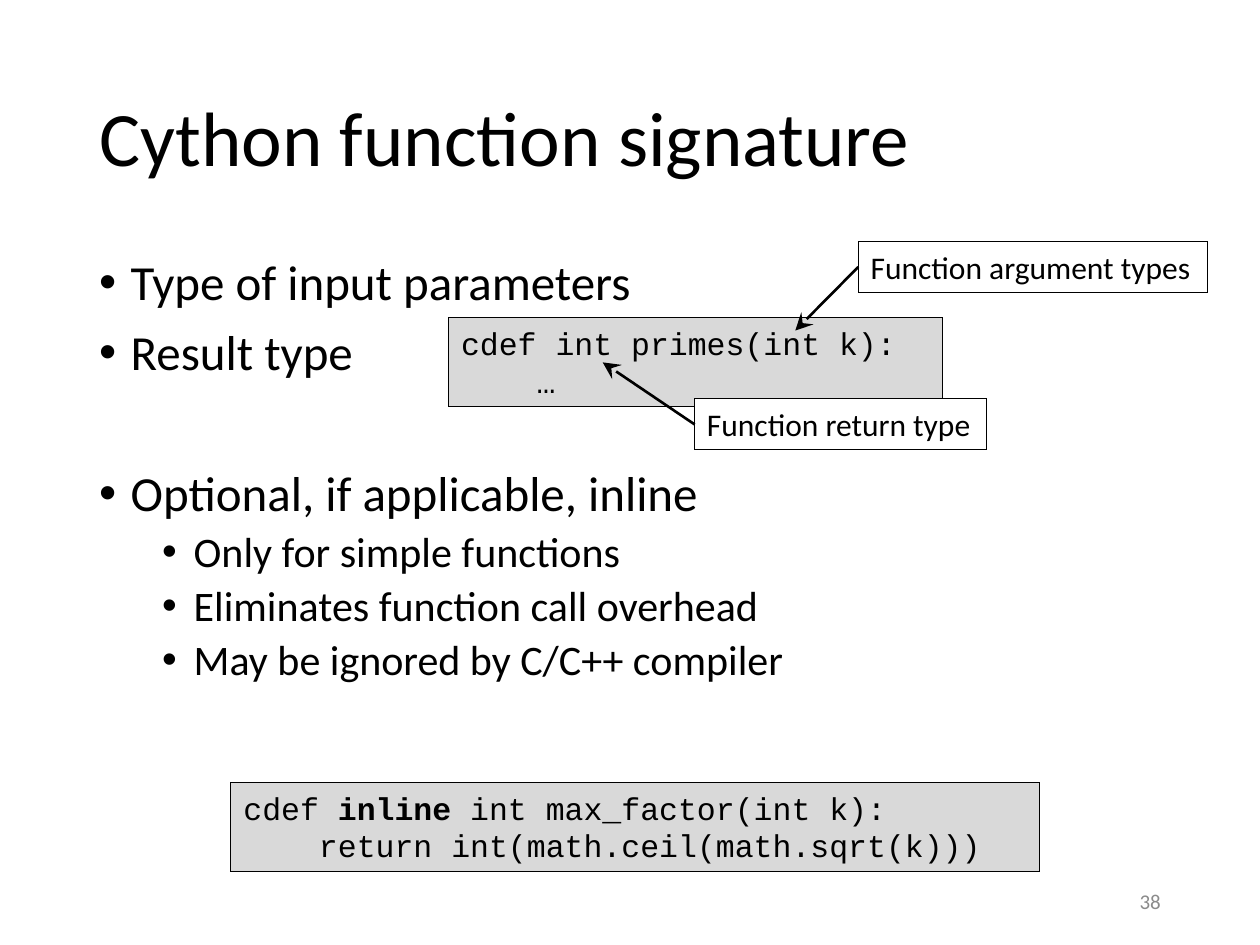
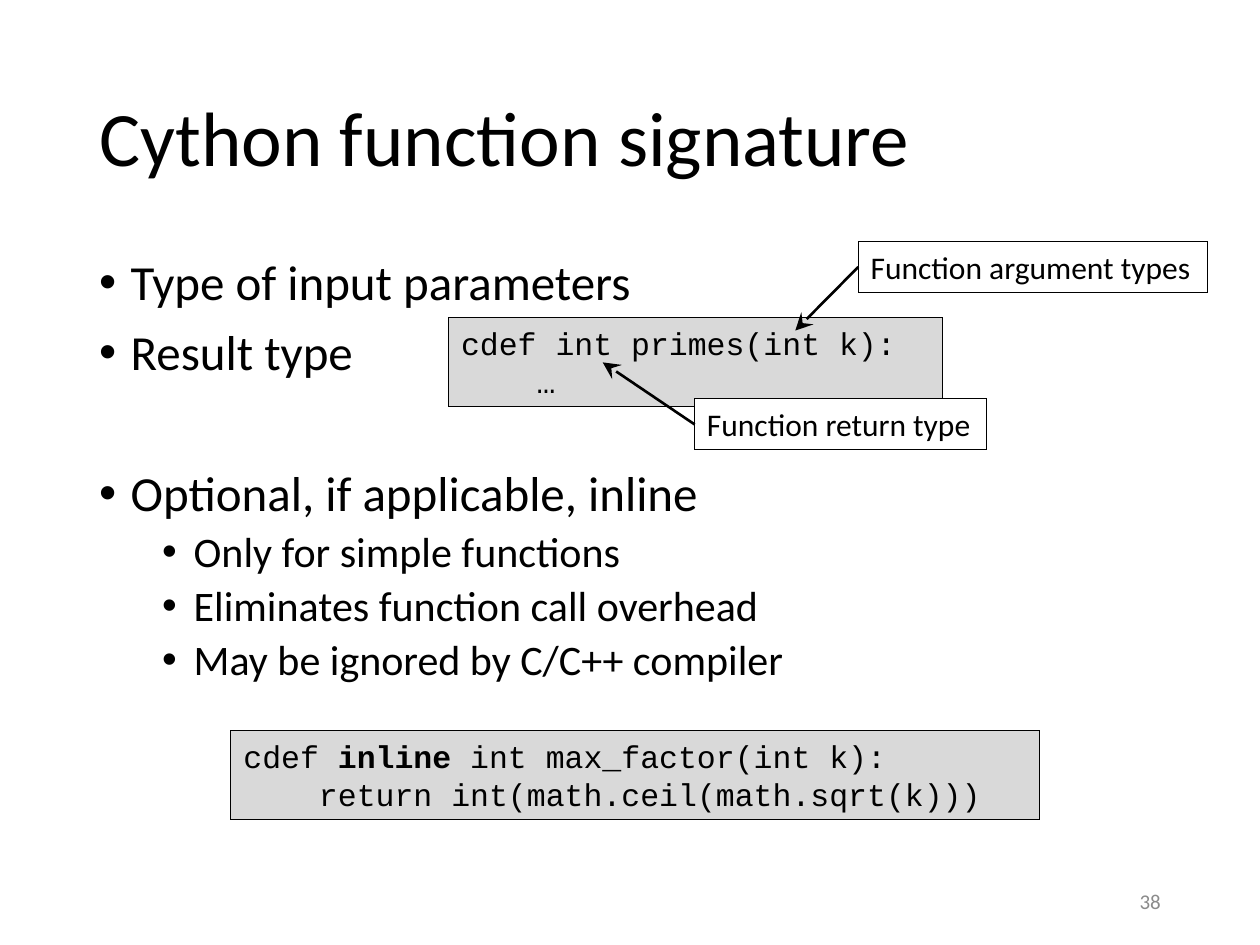
Before and after one commit to gjbex/training-material, a slide deck: slide 38 of Python/python_hpc.pptx. Drawn at 1260x945 pixels with LibreOffice and Linux fonts; fonts in the diff are those of the drawing. Boxes give left, top, right and bottom in pixels: in the first picture for what was removed or moved away, otherwise in the second. Text is boxed around its words. In the diff, an @@ line names an element or a change of style, - is before the commit and + after.

```diff
--- a/Python/python_hpc.pptx
+++ b/Python/python_hpc.pptx
@@ rectangle "cdef inline int max_factor(int k):" moved from (x1=231, y1=782, x2=1040, y2=872) to (x1=231, y1=731, x2=1040, y2=820) @@
```
Also in this commit, not shown: 11 other slides changed.
